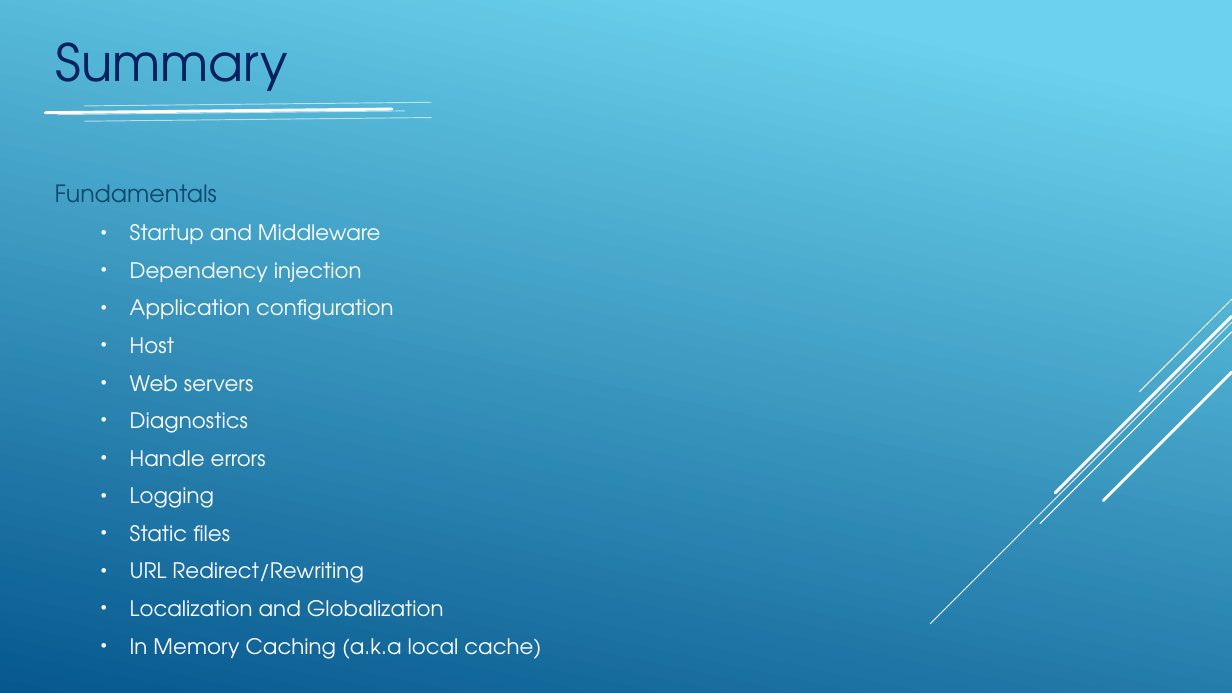
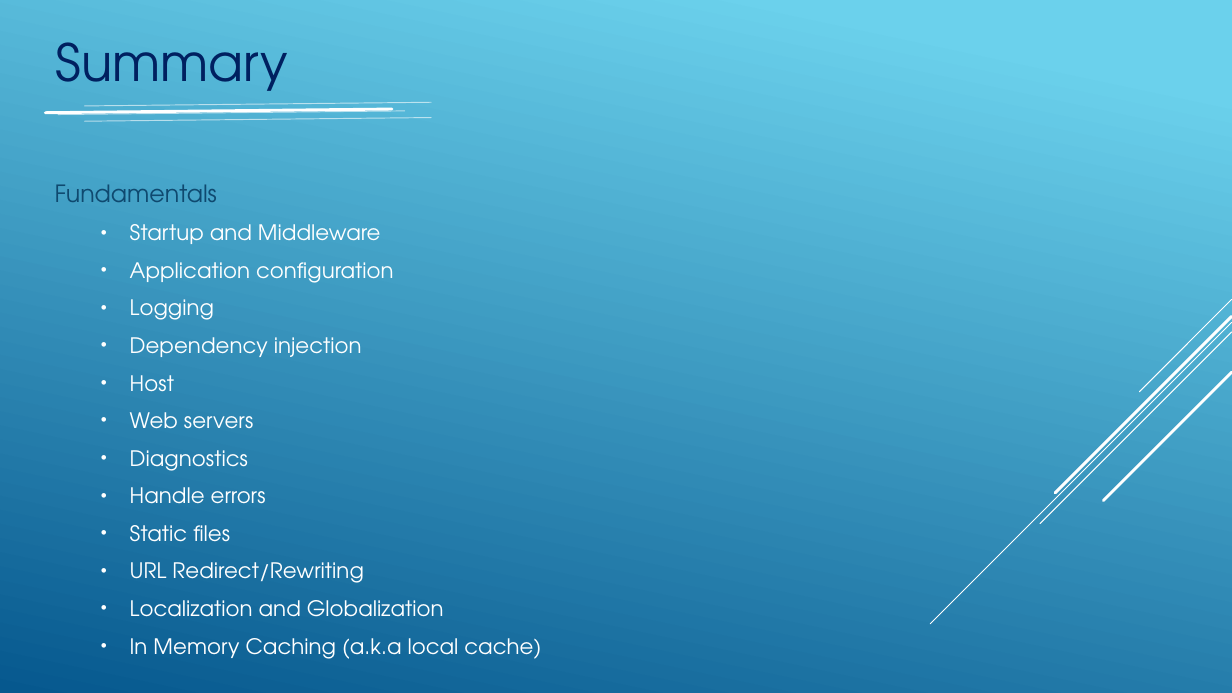
Before and after one commit to igorlimon/dotnetcore-iquest, a slide deck: slide 4 of Asp-net-core PeakIT.pptx. Drawn at 1232x693 pixels with LibreOffice and Linux fonts; fonts in the diff are those of the drawing. Boxes give left, top, right and bottom in pixels: in the first picture for what was removed or moved away, otherwise in the second. Text is boxed around its words. In the diff, an @@ line names an element or a change of style, - is before the commit and + after.

Commit message:
Add Logging

```diff
--- a/Asp-net-core PeakIT.pptx
+++ b/Asp-net-core PeakIT.pptx
@@ text at [130, 262, 394, 320]: paragraphs added @@
+  • Application configuration
+  • Logging
@@ text at [130, 299, 394, 320]: paragraph removed @@
-  • Application configuration
@@ text at [130, 487, 214, 508]: paragraph removed @@
-  • Logging
```
Also in this commit, not shown: 1 slide added, 7 other files.
